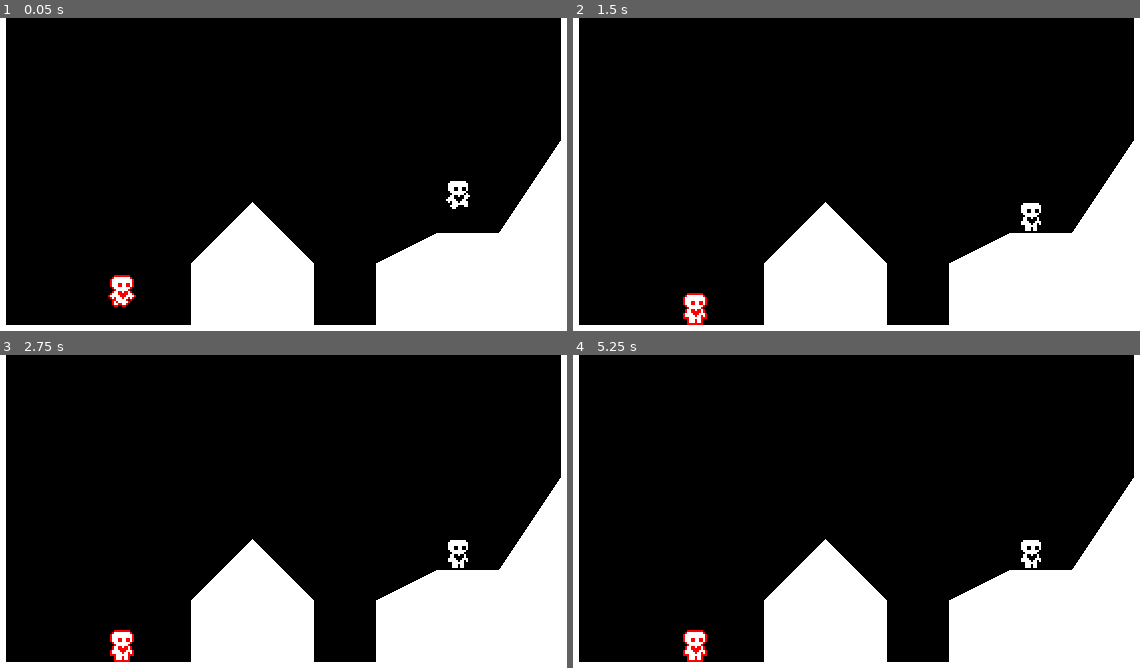
Above: before the commit, frames 1-4 (two rows, left to right).
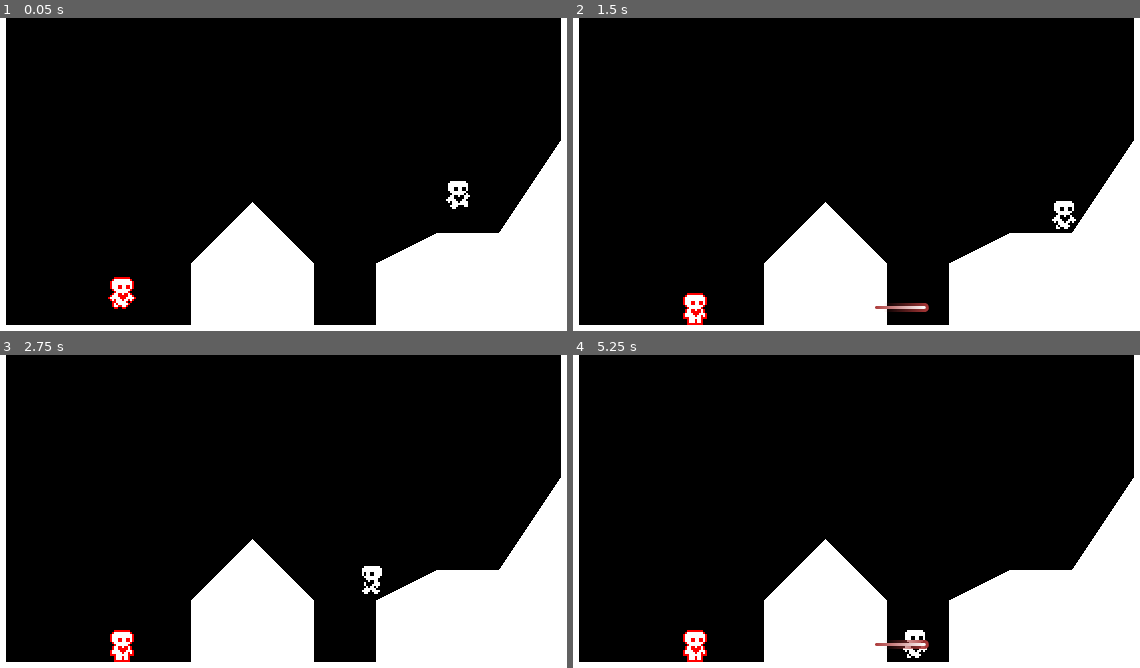
Above: after the commit, the same moments.

Repository: lance-374/TeamADHD
Game: Godot game, scene res://test_level.tscn
Same seed, same stepped clock (60 frames per second), same inputs: the game is played once before the commit and once after it.
Inputs:
- Up to frame 1 (0.05 s): no input
- Up to frame 2 (1.5 s): tap Enter at 0.5 s; hold D (right1, bound only after the commit) from 0.53 s (still down); tap Alt (shoot1, bound only after the commit) at 0.6 s; tap Space (jump1, bound only after the commit) at 0.77 s; tap Ctrl (shoot2, bound only after the commit) at 0.8, 1.35 s
- Up to frame 3 (2.75 s): tap Space (jump1, bound only after the commit) at 1.52 s; tap Up (up2, bound only after the commit) at 1.55 s; release D (right1, bound only after the commit) at 2.03 s; hold A (left1, bound only after the commit) from 2.03 s (still down); hold Up (up2, bound only after the commit) from 2.03 s (still down); tap Alt (shoot1, bound only after the commit) at 2.3 s
- Up to frame 4 (5.25 s): release A (left1, bound only after the commit) at 2.78 s; release Up (up2, bound only after the commit) at 2.78 s; hold D (right1, bound only after the commit) 2.78-4.28 s; tap Left (left2, bound only after the commit) at 2.85 s; tap Space (jump1, bound only after the commit) at 3.02, 3.77, 4.52 s; tap Ctrl (shoot2, bound only after the commit) at 3.05, 5.1 s; hold Up (up2, bound only after the commit) 3.53-4.28 s; tap Right (right2, bound only after the commit) at 3.6 s; hold A (left1, bound only after the commit) 4.28-5.03 s; tap Alt (shoot1, bound only after the commit) at 4.35 s; hold D (right1, bound only after the commit) from 5.03 s (still down)

The runs differ from the first frame. In frame 1, 0.2% of the frame differs, in the area x 19-24%, y 82-93%; in frame 2, 0.6%, in the area x 53-89%, y 58-94%; in frame 3, 0.4%; in frame 4, 0.6%.

Commit message:
improved bullet implementation

Diff:
--- a/Bullet.gd
+++ b/Bullet.gd
@@ -3,13 +3,16 @@
 @export var speed = Vector2(750, 0)
 
 @onready var sprite_2d = $Sprite2D
+@onready var collision_shape_2d = $CollisionShape2D
+
 
 var facing_left = false
 
 func _physics_process(delta):
 	position += transform.x * speed.x * delta
 	position += transform.y * speed.y * delta
-	#look_at(speed)
+	#if speed != Vector2.ZERO:
+		#look_at(global_position + speed)
 
 func _on_Bullet_body_entered(body):
 	if body == 'player2':
@@ -17,10 +20,14 @@
 	queue_free()
 
 func set_speed(direction):
-	speed.x = direction.x * 750
-	speed.y = direction.y * 750
+	var angle = rad_to_deg(atan2(direction.x, 0-direction.y))-90
+	speed = direction.normalized() * 750
 	if speed.x < 0:
+		facing_left = true
+	if speed.x > 0:
 		facing_left = false
-	if speed.x > 0:
-		facing_left = true
-	sprite_2d.flip_h = facing_left
+	#sprite_2d.flip_h = direction.y == -1
+	rotation_degrees = angle
+	#print(angle)
+	sprite_2d.rotation_degrees = angle
+	collision_shape_2d.rotation_degrees = angle
--- a/bullet.tscn
+++ b/bullet.tscn
@@ -3,17 +3,17 @@
 [ext_resource type="Script" path="res://Bullet.gd" id="1_vi3tj"]
 [ext_resource type="Texture2D" uid="uid://cxgqyr6nl1to" path="res://laser.png" id="2_4tbo2"]
 
-[sub_resource type="SegmentShape2D" id="SegmentShape2D_al4mr"]
-a = Vector2(136, 96)
-b = Vector2(120, 96)
+[sub_resource type="SegmentShape2D" id="SegmentShape2D_8c1kj"]
+b = Vector2(16, 0)
 
 [node name="Bullet" type="Area2D"]
+position = Vector2(13, 0)
 script = ExtResource("1_vi3tj")
-
-[node name="CollisionShape2D" type="CollisionShape2D" parent="."]
-position = Vector2(-128, -96)
-shape = SubResource("SegmentShape2D_al4mr")
 
 [node name="Sprite2D" type="Sprite2D" parent="."]
 scale = Vector2(0.5, 0.5)
 texture = ExtResource("2_4tbo2")
+
+[node name="CollisionShape2D" type="CollisionShape2D" parent="."]
+position = Vector2(-5, 0)
+shape = SubResource("SegmentShape2D_8c1kj")
--- a/player1.gd
+++ b/player1.gd
@@ -19,6 +19,7 @@
 	apply_gravity(delta)
 	handle_jump()
 	var input_axis = Input.get_axis("left2", "right2")
+
 	if input_axis < 0:
 		isFlipped = true
 	if input_axis > 0:
@@ -51,12 +52,16 @@
 		var b = Bullet.instantiate()
 		get_tree().root.add_child(b)
 		if isFlipped:
-			muzzle.position.x = -16
+			muzzle.position = Vector2(-16, -8)
 		else:
-			muzzle.position.x = 16
+			muzzle.position = Vector2(16, -8)
+		if Input.is_action_pressed('up2'):
+			muzzle.position = Vector2(0, -24)
+			b.set_speed(Vector2(0, -1))
+			b.rotation_degrees = rad_to_deg(atan2(0, -1))
 		if aim_input.x != 0 or aim_input.y != 0:
-			b.set_speed(aim_input.x, aim_input.y)
-		elif aim_input.x == 0 and aim_input.y == 0:
+			b.set_speed(aim_input)
+		elif aim_input.x == 0 and aim_input.y == 0 and not Input.is_action_pressed('up2'):
 			if isFlipped:
 				b.set_speed(Vector2(-1, 0))
 			else:
--- a/player1.tscn
+++ b/player1.tscn
@@ -95,4 +95,4 @@
 animation = &"idle"
 
 [node name="Muzzle" type="Marker2D" parent="."]
-position = Vector2(7, -8)
+position = Vector2(0, -8)
--- a/player2.gd
+++ b/player2.gd
@@ -19,6 +19,7 @@
 	apply_gravity(delta)
 	handle_jump()
 	var input_axis = Input.get_axis("left1", "right1")
+
 	if input_axis < 0:
 		isFlipped = true
 	if input_axis > 0:
@@ -50,14 +51,17 @@
 	if Input.is_action_just_pressed("shoot1"):
 		var b = Bullet.instantiate()
 		get_tree().root.add_child(b)
-
 		if isFlipped:
-			muzzle.position.x = -16
+			muzzle.position = Vector2(-16, -8)
 		else:
-			muzzle.position.x = 16
+			muzzle.position = Vector2(16, -8)
+		if Input.is_action_pressed('up1'):
+			muzzle.position = Vector2(0, -24)
+			b.set_speed(Vector2(0, -1))
+			b.rotation_degrees = rad_to_deg(atan2(0, -1))
 		if aim_input.x != 0 or aim_input.y != 0:
 			b.set_speed(aim_input)
-		elif aim_input.x == 0 and aim_input.y == 0:
+		elif aim_input.x == 0 and aim_input.y == 0 and not Input.is_action_pressed('up1'):
 			if isFlipped:
 				b.set_speed(Vector2(-1, 0))
 			else:
--- a/player2.tscn
+++ b/player2.tscn
@@ -81,18 +81,19 @@
 }]
 
 [node name="Player2" type="CharacterBody2D"]
+position = Vector2(0, -1)
 floor_constant_speed = true
 floor_snap_length = 2.0
 script = ExtResource("1_iuvhm")
 
 [node name="CollisionShape2D" type="CollisionShape2D" parent="."]
-position = Vector2(0, -8)
+position = Vector2(0, -7)
 shape = SubResource("RectangleShape2D_5k34a")
 
 [node name="AnimatedSprite2D" type="AnimatedSprite2D" parent="."]
-position = Vector2(0, -10)
+position = Vector2(0, -9)
 sprite_frames = SubResource("SpriteFrames_c4h17")
-animation = &"run"
+animation = &"idle"
 
 [node name="Muzzle" type="Marker2D" parent="."]
-position = Vector2(8, -8)
+position = Vector2(0, -8)
--- a/project.godot
+++ b/project.godot
@@ -23,66 +23,82 @@
 window/size/window_height_override=720
 window/stretch/mode="canvas_items"
 
+[filesystem]
+
+import/blender/enabled=false
+
 [input]
 
 up1={
 "deadzone": 0.5,
 "events": [Object(InputEventJoypadButton,"resource_local_to_scene":false,"resource_name":"","device":0,"button_index":11,"pressure":0.0,"pressed":true,"script":null)
+, Object(InputEventKey,"resource_local_to_scene":false,"resource_name":"","device":-1,"window_id":0,"alt_pressed":false,"shift_pressed":false,"ctrl_pressed":false,"meta_pressed":false,"pressed":false,"keycode":0,"physical_keycode":87,"key_label":0,"unicode":119,"echo":false,"script":null)
 ]
 }
 down1={
 "deadzone": 0.5,
 "events": [Object(InputEventJoypadButton,"resource_local_to_scene":false,"resource_name":"","device":0,"button_index":12,"pressure":0.0,"pressed":true,"script":null)
+, Object(InputEventKey,"resource_local_to_scene":false,"resource_name":"","device":-1,"window_id":0,"alt_pressed":false,"shift_pressed":false,"ctrl_pressed":false,"meta_pressed":false,"pressed":false,"keycode":0,"physical_keycode":83,"key_label":0,"unicode":115,"echo":false,"script":null)
 ]
 }
 left1={
 "deadzone": 0.5,
 "events": [Object(InputEventJoypadButton,"resource_local_to_scene":false,"resource_name":"","device":0,"button_index":13,"pressure":0.0,"pressed":true,"script":null)
+, Object(InputEventKey,"resource_local_to_scene":false,"resource_name":"","device":-1,"window_id":0,"alt_pressed":false,"shift_pressed":false,"ctrl_pressed":false,"meta_pressed":false,"pressed":false,"keycode":0,"physical_keycode":65,"key_label":0,"unicode":97,"echo":false,"script":null)
 ]
 }
 right1={
 "deadzone": 0.5,
 "events": [Object(InputEventJoypadButton,"resource_local_to_scene":false,"resource_name":"","device":0,"button_index":14,"pressure":0.0,"pressed":true,"script":null)
+, Object(InputEventKey,"resource_local_to_scene":false,"resource_name":"","device":-1,"window_id":0,"alt_pressed":false,"shift_pressed":false,"ctrl_pressed":false,"meta_pressed":false,"pressed":false,"keycode":0,"physical_keycode":68,"key_label":0,"unicode":100,"echo":false,"script":null)
 ]
 }
 jump1={
 "deadzone": 0.5,
 "events": [Object(InputEventJoypadButton,"resource_local_to_scene":false,"resource_name":"","device":0,"button_index":0,"pressure":0.0,"pressed":true,"script":null)
+, Object(InputEventKey,"resource_local_to_scene":false,"resource_name":"","device":-1,"window_id":0,"alt_pressed":false,"shift_pressed":false,"ctrl_pressed":false,"meta_pressed":false,"pressed":false,"keycode":0,"physical_keycode":32,"key_label":0,"unicode":32,"echo":false,"script":null)
 ]
 }
 up2={
 "deadzone": 0.5,
 "events": [Object(InputEventJoypadButton,"resource_local_to_scene":false,"resource_name":"","device":1,"button_index":11,"pressure":0.0,"pressed":true,"script":null)
+, Object(InputEventKey,"resource_local_to_scene":false,"resource_name":"","device":-1,"window_id":0,"alt_pressed":false,"shift_pressed":false,"ctrl_pressed":false,"meta_pressed":false,"pressed":false,"keycode":0,"physical_keycode":4194320,"key_label":0,"unicode":0,"echo":false,"script":null)
 ]
 }
 down2={
 "deadzone": 0.5,
 "events": [Object(InputEventJoypadButton,"resource_local_to_scene":false,"resource_name":"","device":1,"button_index":12,"pressure":0.0,"pressed":true,"script":null)
+, Object(InputEventKey,"resource_local_to_scene":false,"resource_name":"","device":-1,"window_id":0,"alt_pressed":false,"shift_pressed":false,"ctrl_pressed":false,"meta_pressed":false,"pressed":false,"keycode":0,"physical_keycode":4194322,"key_label":0,"unicode":0,"echo":false,"script":null)
 ]
 }
 left2={
 "deadzone": 0.5,
 "events": [Object(InputEventJoypadButton,"resource_local_to_scene":false,"resource_name":"","device":1,"button_index":13,"pressure":0.0,"pressed":true,"script":null)
+, Object(InputEventKey,"resource_local_to_scene":false,"resource_name":"","device":-1,"window_id":0,"alt_pressed":false,"shift_pressed":false,"ctrl_pressed":false,"meta_pressed":false,"pressed":false,"keycode":0,"physical_keycode":4194319,"key_label":0,"unicode":0,"echo":false,"script":null)
 ]
 }
 right2={
 "deadzone": 0.5,
 "events": [Object(InputEventJoypadButton,"resource_local_to_scene":false,"resource_name":"","device":1,"button_index":14,"pressure":0.0,"pressed":true,"script":null)
+, Object(InputEventKey,"resource_local_to_scene":false,"resource_name":"","device":-1,"window_id":0,"alt_pressed":false,"shift_pressed":false,"ctrl_pressed":false,"meta_pressed":false,"pressed":false,"keycode":4194321,"physical_keycode":0,"key_label":0,"unicode":0,"echo":false,"script":null)
 ]
 }
 jump2={
 "deadzone": 0.5,
 "events": [Object(InputEventJoypadButton,"resource_local_to_scene":false,"resource_name":"","device":1,"button_index":0,"pressure":0.0,"pressed":true,"script":null)
+, Object(InputEventKey,"resource_local_to_scene":false,"resource_name":"","device":-1,"window_id":0,"alt_pressed":false,"shift_pressed":false,"ctrl_pressed":false,"meta_pressed":false,"pressed":false,"keycode":0,"physical_keycode":4194325,"key_label":0,"unicode":0,"echo":false,"script":null)
 ]
 }
 shoot1={
 "deadzone": 0.5,
 "events": [Object(InputEventJoypadMotion,"resource_local_to_scene":false,"resource_name":"","device":0,"axis":5,"axis_value":1.0,"script":null)
+, Object(InputEventKey,"resource_local_to_scene":false,"resource_name":"","device":-1,"window_id":0,"alt_pressed":false,"shift_pressed":false,"ctrl_pressed":false,"meta_pressed":false,"pressed":false,"keycode":4194328,"physical_keycode":0,"key_label":0,"unicode":0,"echo":false,"script":null)
 ]
 }
 shoot2={
 "deadzone": 0.5,
 "events": [Object(InputEventJoypadMotion,"resource_local_to_scene":false,"resource_name":"","device":1,"axis":5,"axis_value":1.0,"script":null)
+, Object(InputEventKey,"resource_local_to_scene":false,"resource_name":"","device":-1,"window_id":0,"alt_pressed":false,"shift_pressed":false,"ctrl_pressed":false,"meta_pressed":false,"pressed":false,"keycode":0,"physical_keycode":4194326,"key_label":0,"unicode":0,"echo":false,"script":null)
 ]
 }
 rs_up1={
Binary file changed: laser.png
